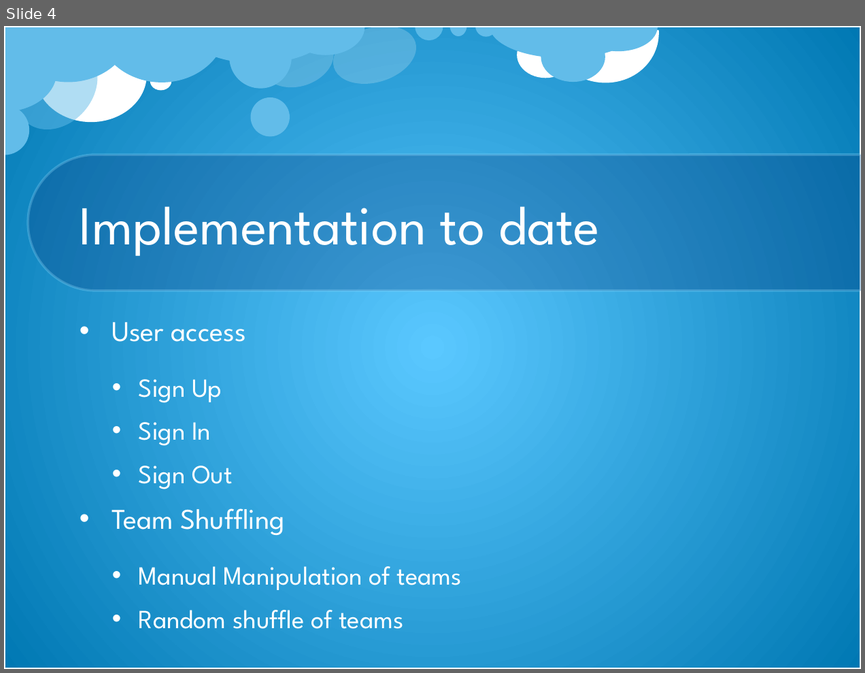
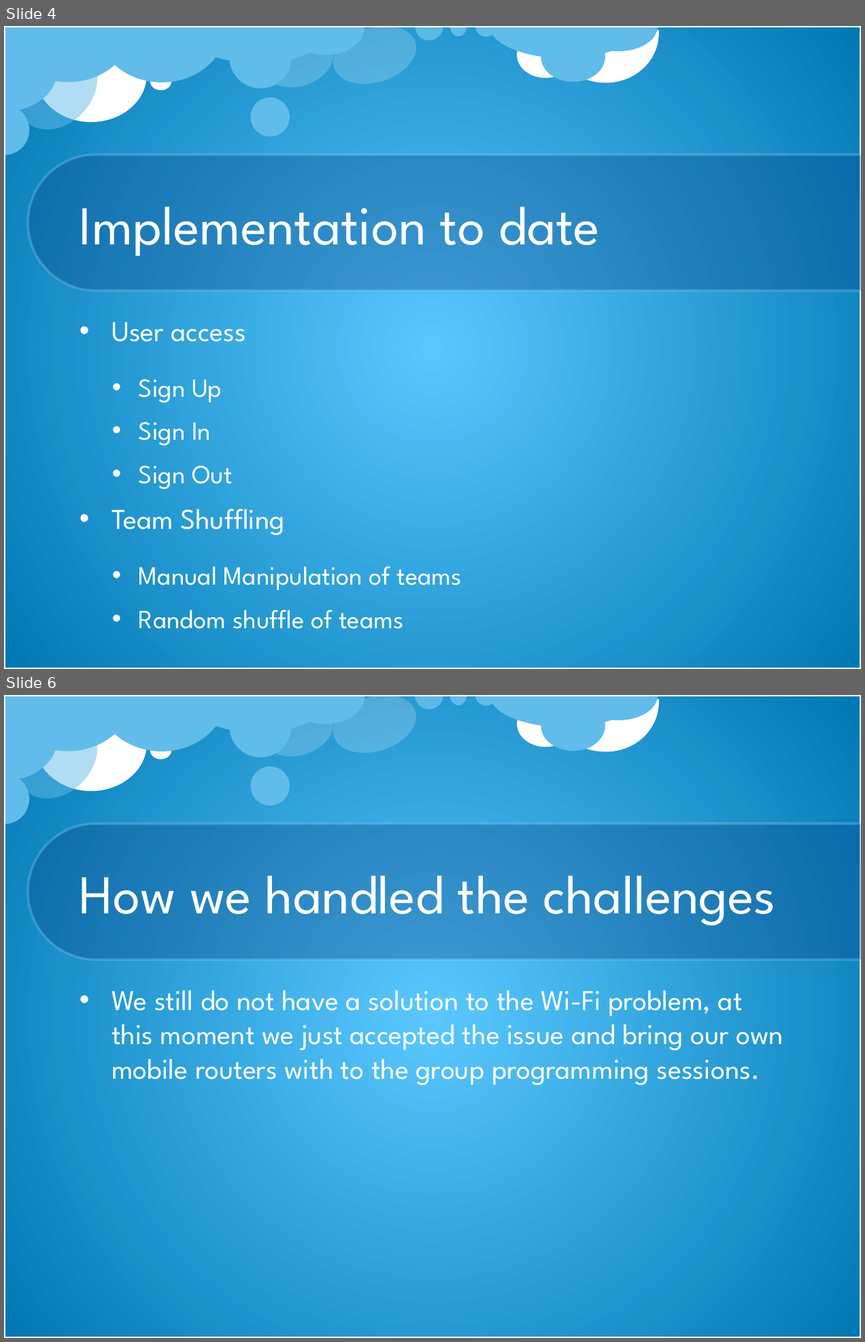
Before and after one commit to DianMarx/STORM, a slide deck: Documentation/Presentations/STORM Demo1.pptx. Shown one above the other, each under a label of ours: slide 4 before the commit, slides 4 and 6 after it; the slides between them are not shown. The pictures are 865x673 and 865x1342 pixels, drawn with LibreOffice and Linux fonts; fonts in the diff are those of the drawing; background and template pictures are left out. Boxes give left, top, right and bottom in pixels: in the first picture for what was removed or moved away, otherwise in the second. Text is boxed around its words. In the diff, an @@ line names an element or a change of style, - is before the commit and + after.

```diff
--- a/Documentation/Presentations/STORM Demo1.pptx
+++ b/Documentation/Presentations/STORM Demo1.pptx
@@ slide 6 added at box(4, 695, 861, 1338), background picture (left out); not listed: 23 template elements that a slide beside it also shows @@
@@ title added at box(79, 875, 776, 926), 46 pt, text #FFFFFF @@
+How we handled the challenges
@@ text added at box(111, 990, 783, 1085), 24 pt, text #FFFFFF @@
+• We still do not have a solution to the Wi-Fi problem, at this moment we just accepted the issue and bring our own mobile routers with to the group programming sessions.
```
Also in this commit, not shown: 1 slide changed, 3 other slides added.
